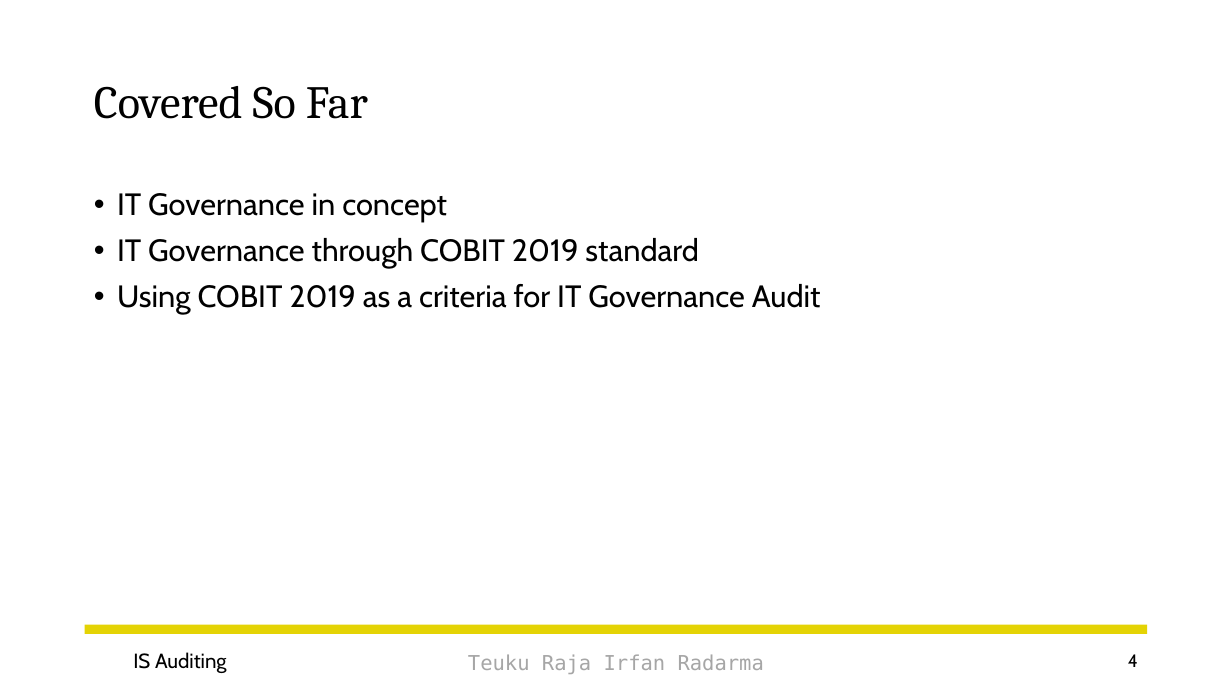
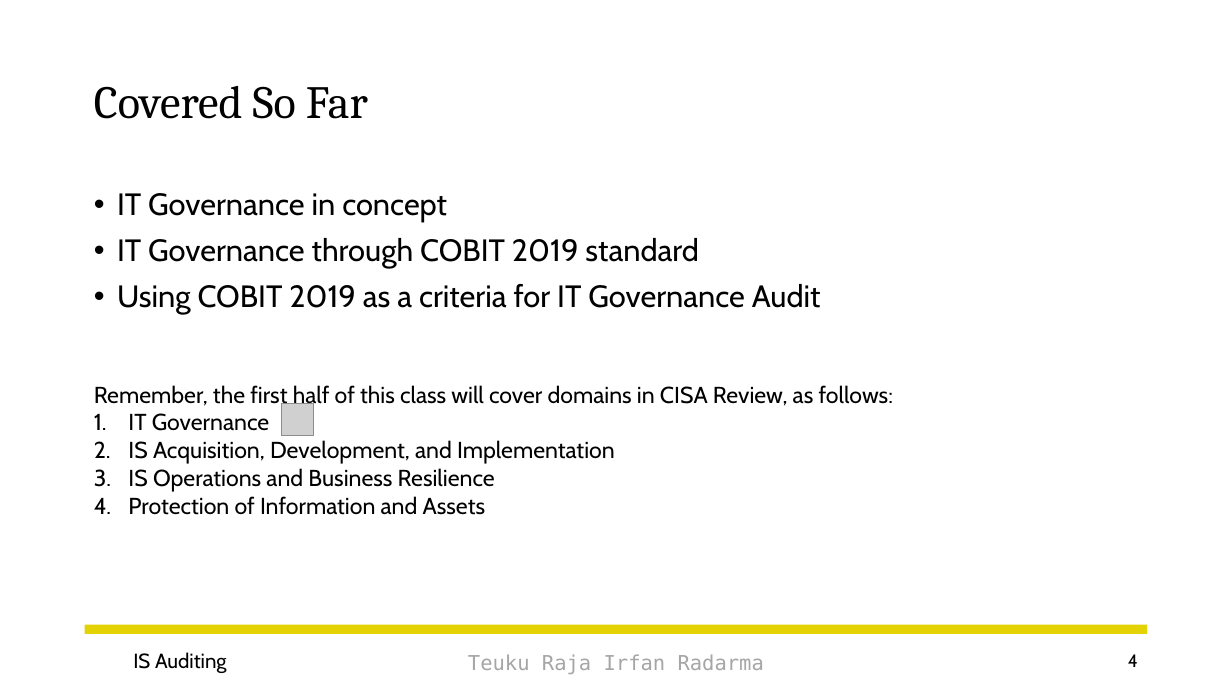
Before and after one commit to irfanradarma/Audit-SI, a slide deck: slide 4 of Slides/03 - IS Acquisition.pptx. Drawn at 1232x693 pixels with LibreOffice and Linux fonts; fonts in the diff are those of the drawing; grey boxes stand for pictures; background and template pictures are left out. Boxes give left, top, right and bottom in pixels: in the first picture for what was removed or moved away, otherwise in the second. Text is boxed around its words. In the diff, an @@ line names an element or a change of style, - is before the commit and + after.

```diff
--- a/Slides/03 - IS Acquisition.pptx
+++ b/Slides/03 - IS Acquisition.pptx
@@ text added at (94,385,893,515), 18 pt, text #000000 @@
+Remember, the first half of this class will cover domains in CISA Review, as follows:
+1. IT Governance
+2. IS Acquisition, Development, and Implementation
+3. IS Operations and Business Resilience
+4. Protection of Information and Assets
@@ picture added at (281,404,313,436) @@
```
Also in this commit, not shown: 3 other slides changed, 15 slides added, 50 slides removed, 2 other files.
